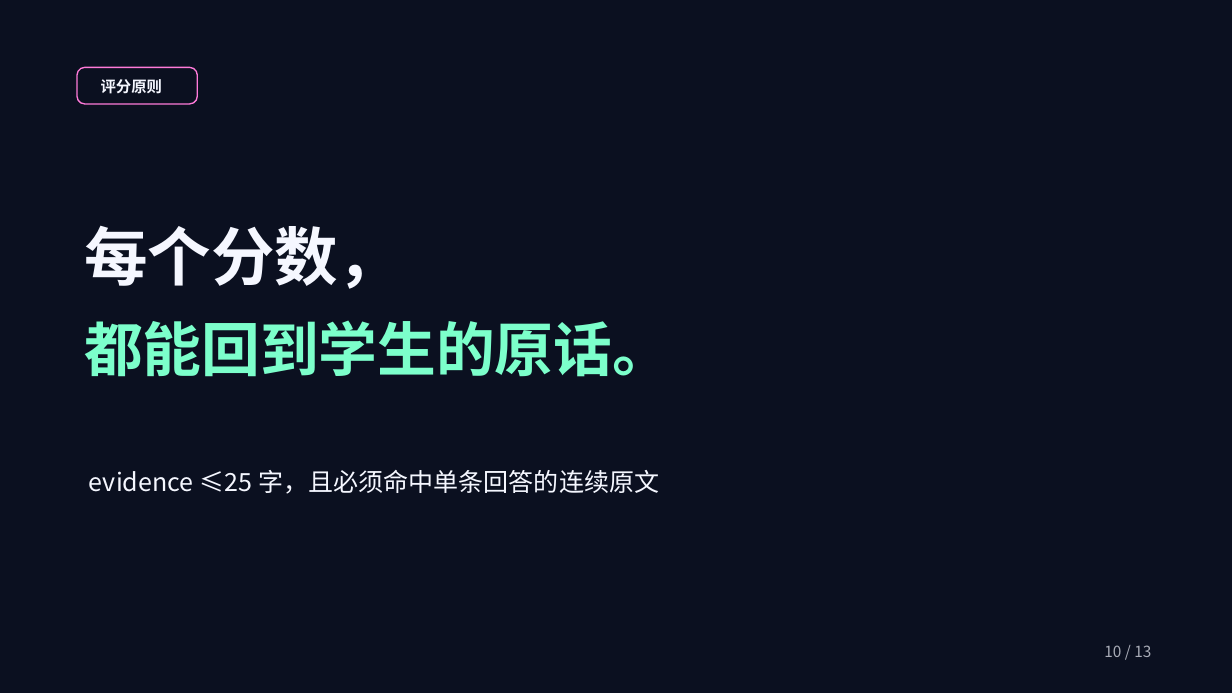
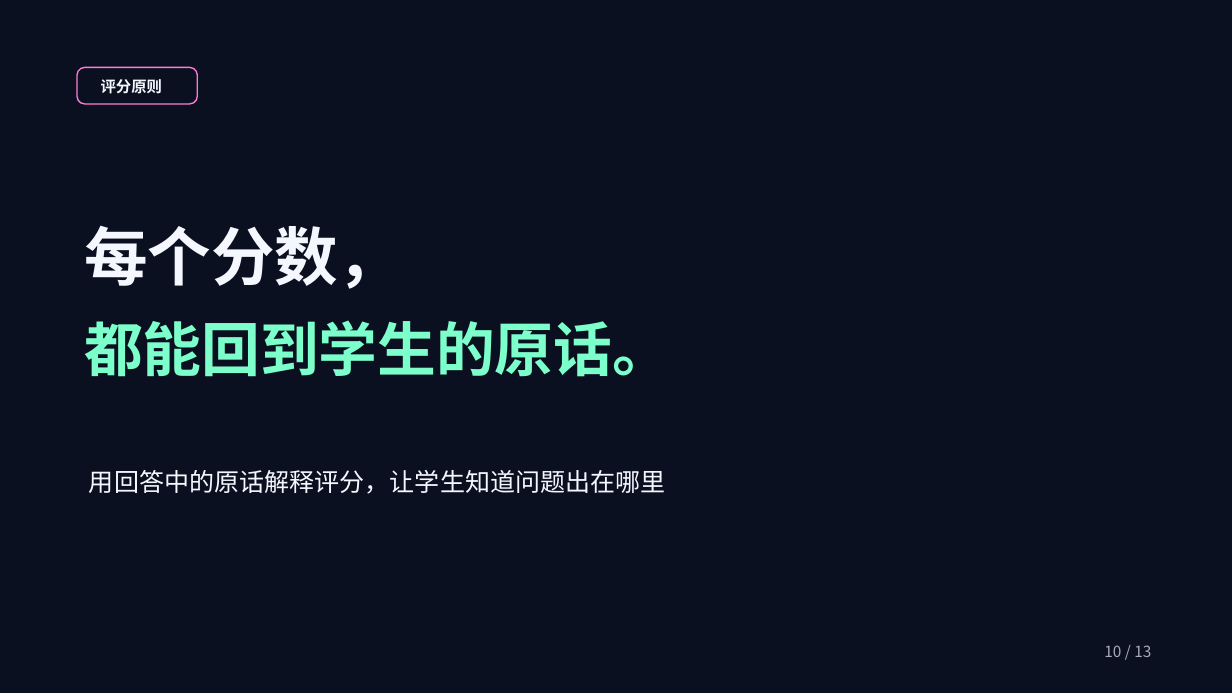
Before and after one commit to a1610064859-beep/ai_interview_hub, a slide deck: slide 10 of deliverables/项目验收汇报_极光版.pptx. Drawn at 1232x693 pixels with LibreOffice and Linux fonts; fonts in the diff are those of the drawing; background and template pictures are left out. Boxes give left, top, right and bottom in pixels: in the first picture for what was removed or moved away, otherwise in the second. Text is boxed around its words. In the diff, an @@ line names an element or a change of style, - is before the commit and + after.

```diff
--- a/deliverables/项目验收汇报_极光版.pptx
+++ b/deliverables/项目验收汇报_极光版.pptx
@@ text at box(89, 470, 666, 494): text changed @@
-evidence ≤25 字，且必须命中单条回答的连续原文
+用回答中的原话解释评分，让学生知道问题出在哪里
```
Also in this commit, not shown: 9 other slides changed, 2 slides added, 2 slides removed, 1 other file.
